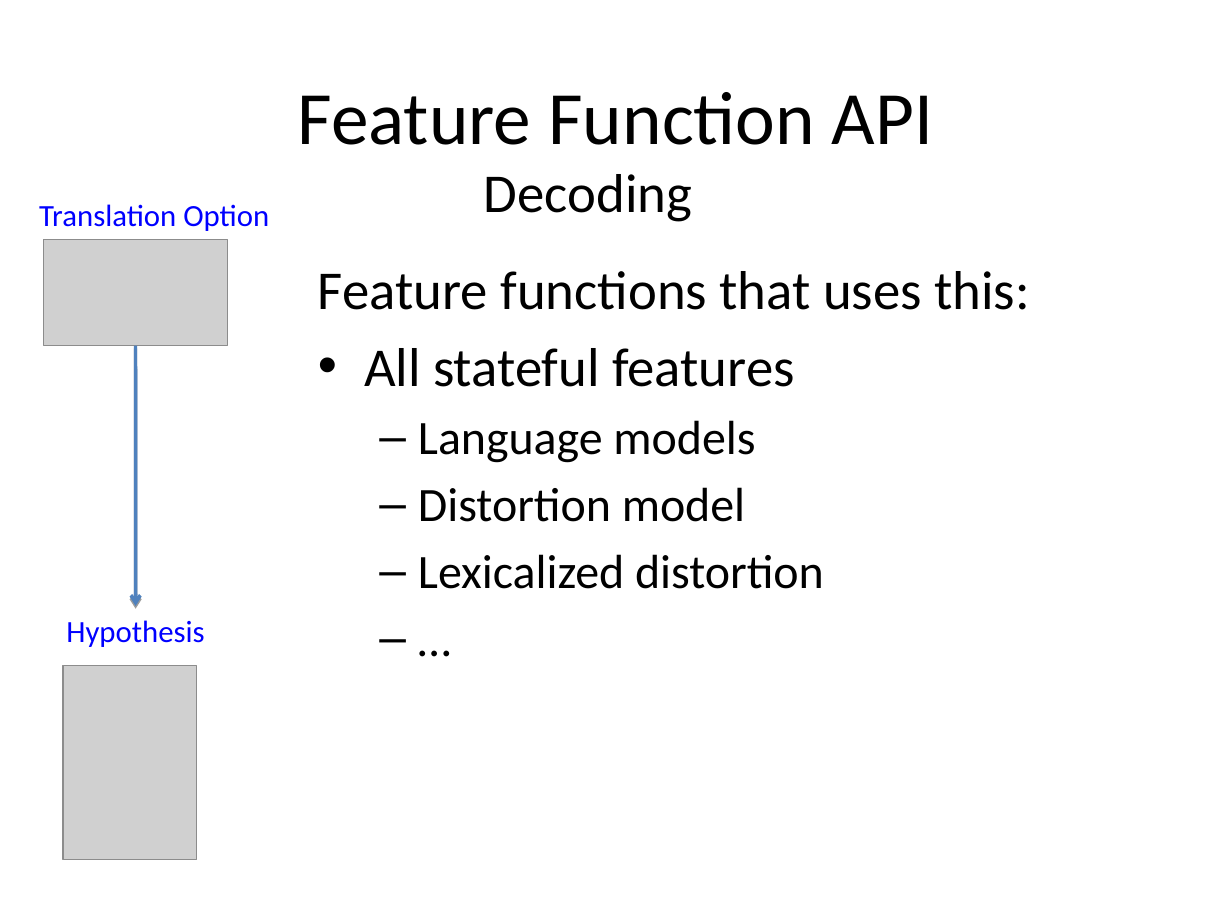
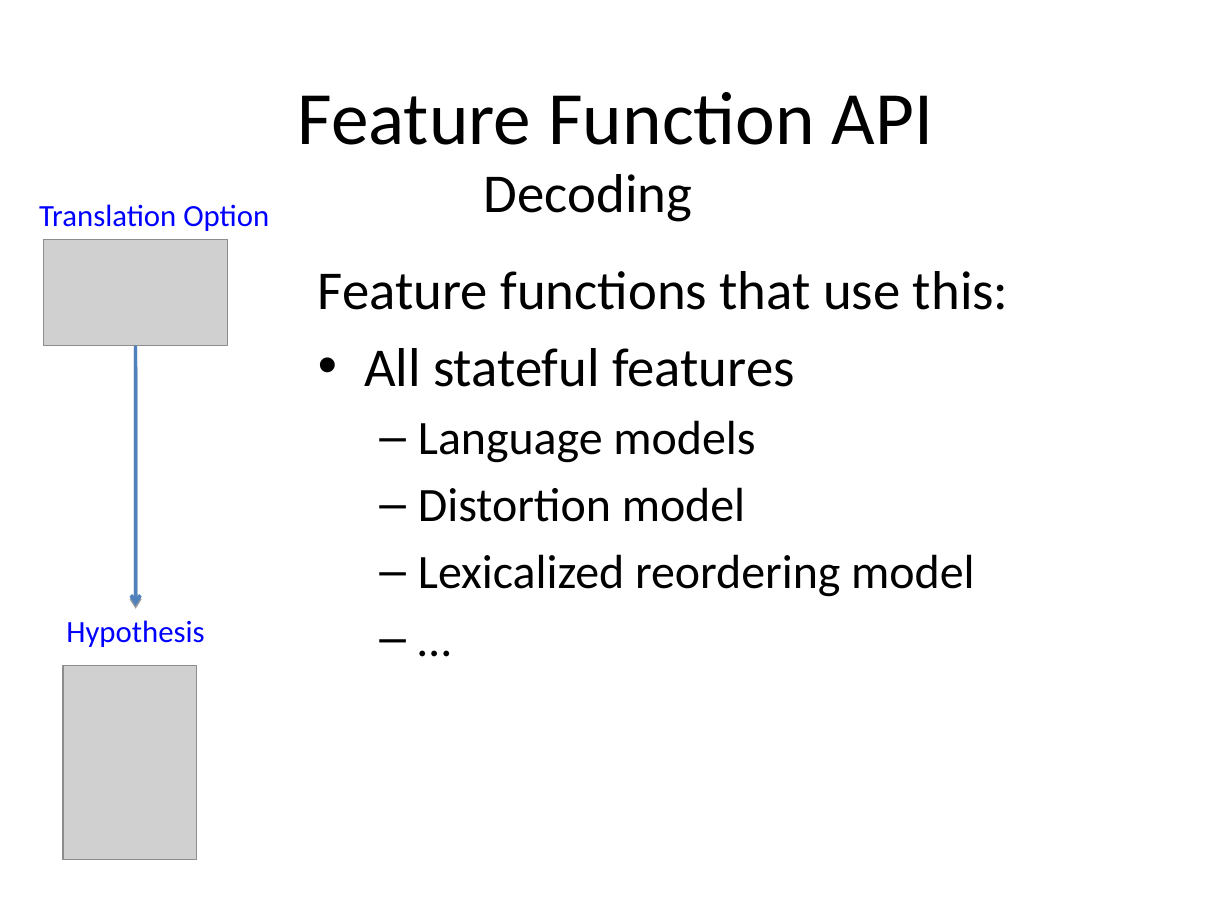
Before and after one commit to hieuhoang/papers, a slide deck: slide 9 of icon.2014/FeatureFunction.odp. Drawn at 1232x924 pixels with LibreOffice and Linux fonts; fonts in the diff are those of the drawing; grey boxes stand for pictures; background and template pictures are left out. Boxes give left, top, right and bottom in pixels: in the first picture for what was removed or moved away, otherwise in the second. Text is boxed around its words. In the diff, an @@ line names an element or a change of style, - is before the commit and + after.

Commit message:
FeatureFunction: fixed two or three typos

```diff
--- a/icon.2014/FeatureFunction.odp
+++ b/icon.2014/FeatureFunction.odp
@@ text at (x1=318, y1=271, x2=1009, y2=310): text changed @@
-Feature functions that uses this:
+Feature functions that use this:
@@ text at (x1=418, y1=554, x2=974, y2=597): text changed @@
-  – Lexicalized distortion
+  – Lexicalized reordering model
```
Also in this commit, not shown: 4 other slides changed, 1 slide removed, 3 other files.
